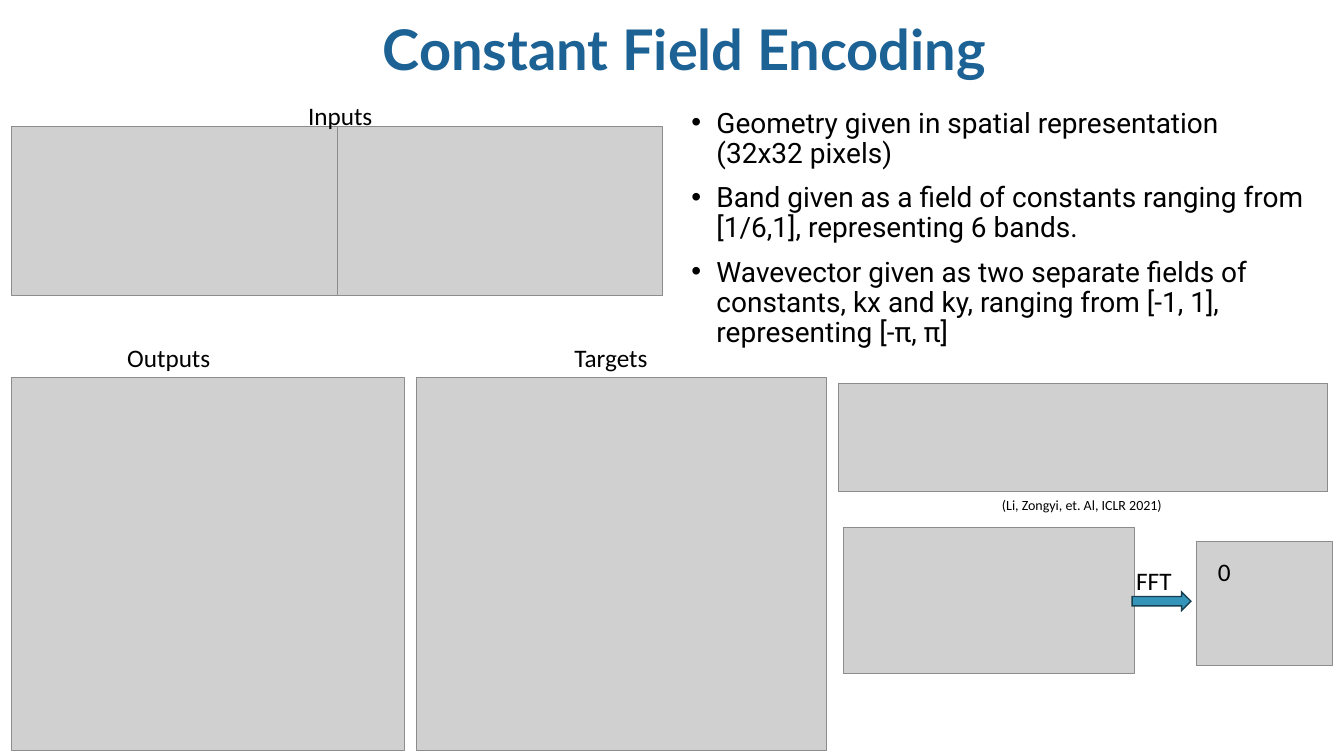
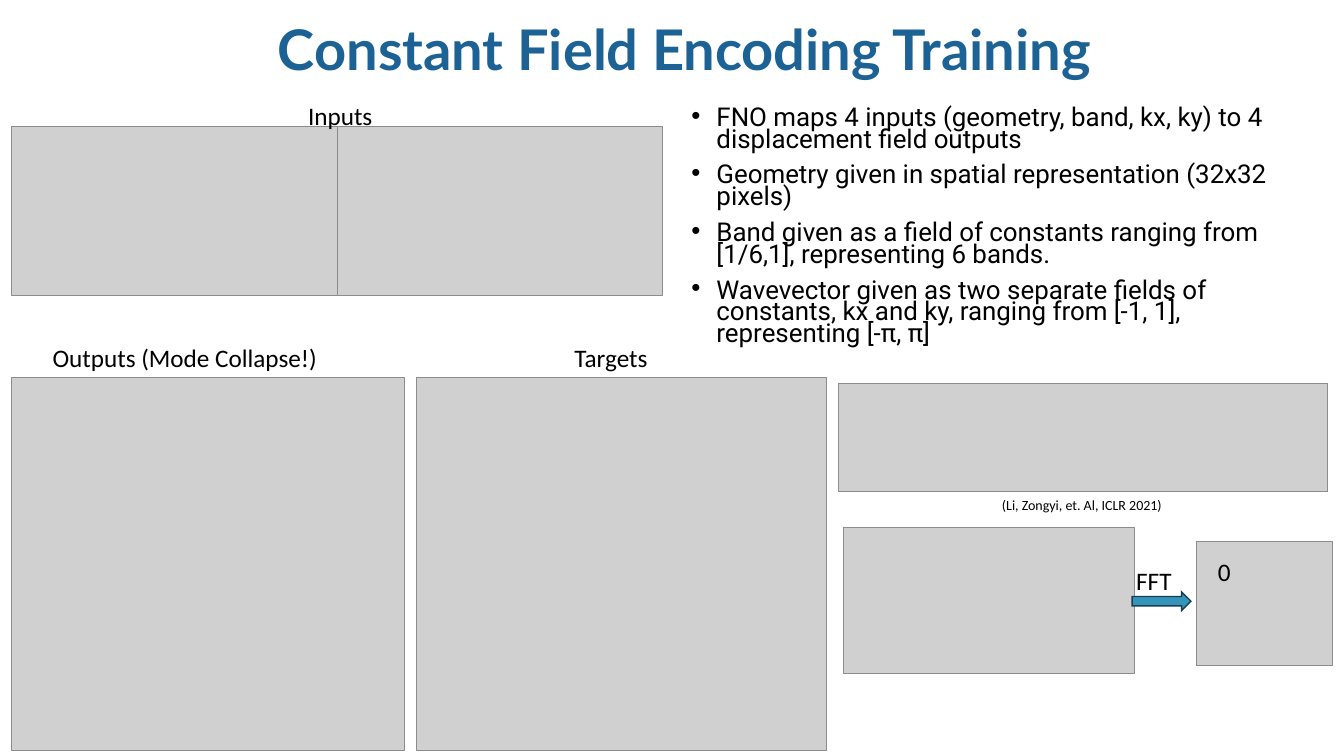
Before and after one commit to trutheresy/NO-2D-Metamaterials, a slide deck: slide 5 of NO_2D_metamaterials_talk.pptx. Drawn at 1344x756 pixels with LibreOffice and Linux fonts; fonts in the diff are those of the drawing; grey boxes stand for pictures; background and template pictures are left out. Boxes give left, top, right and bottom in pixels: in the first picture for what was removed or moved away, otherwise in the second. Text is boxed around its words. In the diff, an @@ line names an element or a change of style, - is before the commit and + after.

```diff
--- a/NO_2D_metamaterials_talk.pptx
+++ b/NO_2D_metamaterials_talk.pptx
@@ text at (x1=278, y1=28, x2=1091, y2=80): text changed @@
-Constant Field Encoding
+Constant Field Encoding Training
@@ text at (x1=716, y1=105, x2=1263, y2=154): paragraph added @@
+• FNO maps 4 inputs (geometry, band, kx, ky) to 4 displacement field outputs
@@ text at (x1=716, y1=162, x2=1266, y2=348): size 20 to 18.5 pt in "Geometry given in spatial representation (32x32 pixels)", "Band given as a field of constants ...", "Wavevector given as two separate fields of ..."; line spacing 0.9 to 0.7 @@
@@ text at (x1=53, y1=348, x2=317, y2=371): text changed @@
-Outputs
+Outputs (Mode Collapse!)
```
Also in this commit, not shown: 9 other slides changed.
